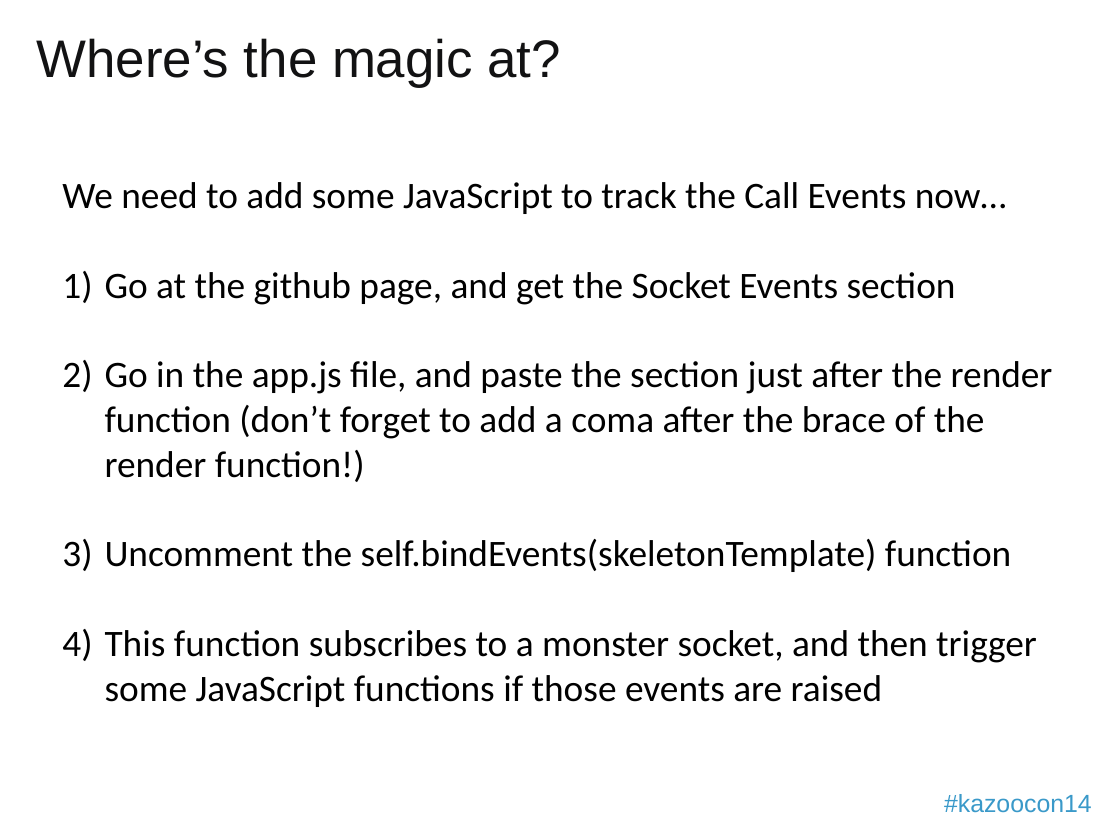
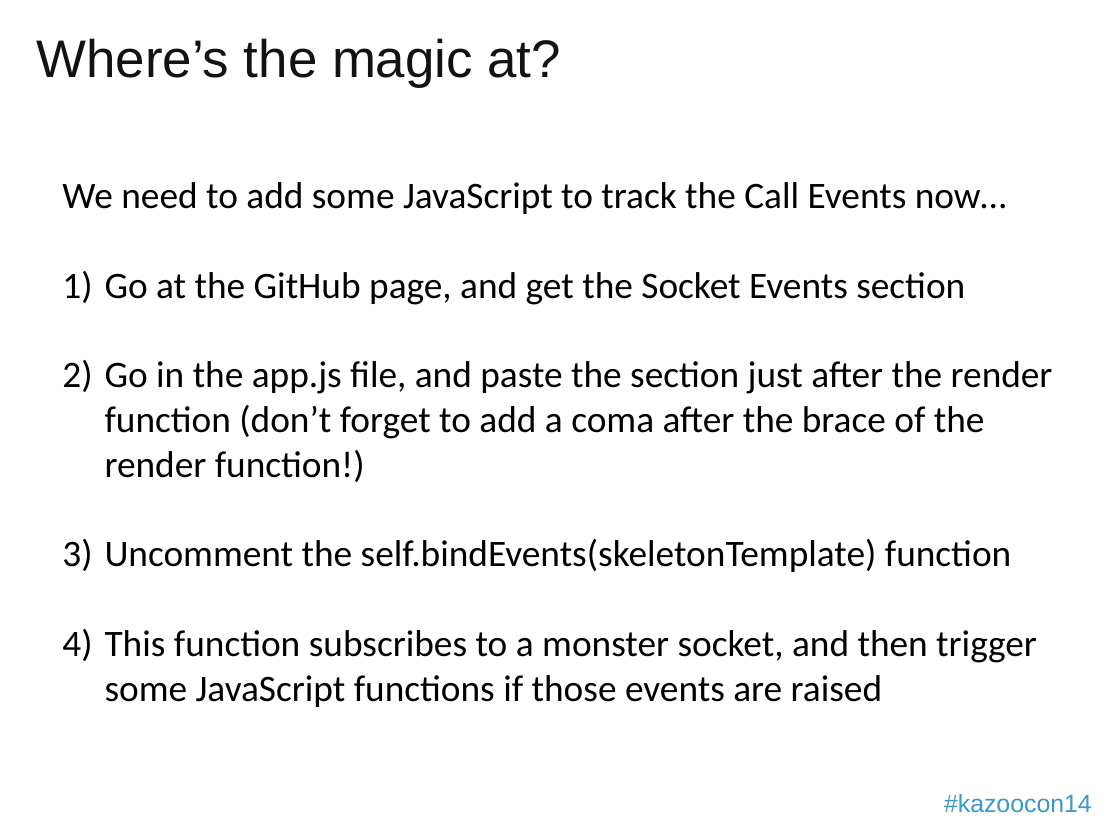
Before and after one commit to 2600hz/monster-ui, a slide deck: slide 14 of apps/demo_done/presentation.pptx. Drawn at 1120x840 pixels with LibreOffice and Linux fonts; fonts in the diff are those of the drawing; background and template pictures are left out. Boxes give left, top, right and bottom in pixels: in the first picture for what was removed or moved away, otherwise in the second. Text is boxed around its words. In the diff, an @@ line names an element or a change of style, - is before the commit and + after.

```diff
--- a/apps/demo_done/presentation.pptx
+++ b/apps/demo_done/presentation.pptx
@@ text at [105, 272, 965, 305]: text changed @@
-1) Go at the github page, and get the Socket Events section
+1) Go at the GitHub page, and get the Socket Events section
```
Also in this commit, not shown: 4 other slides changed.
